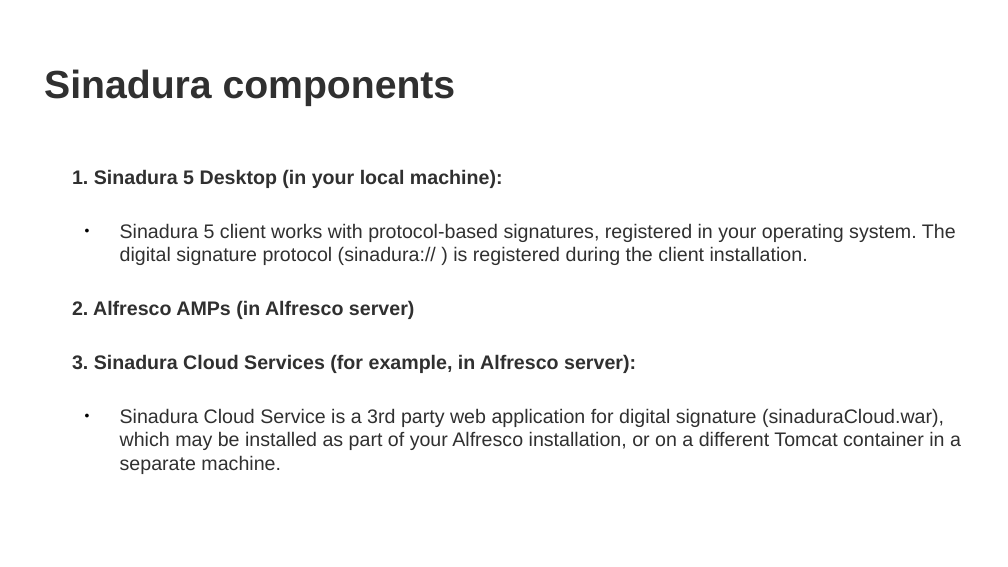
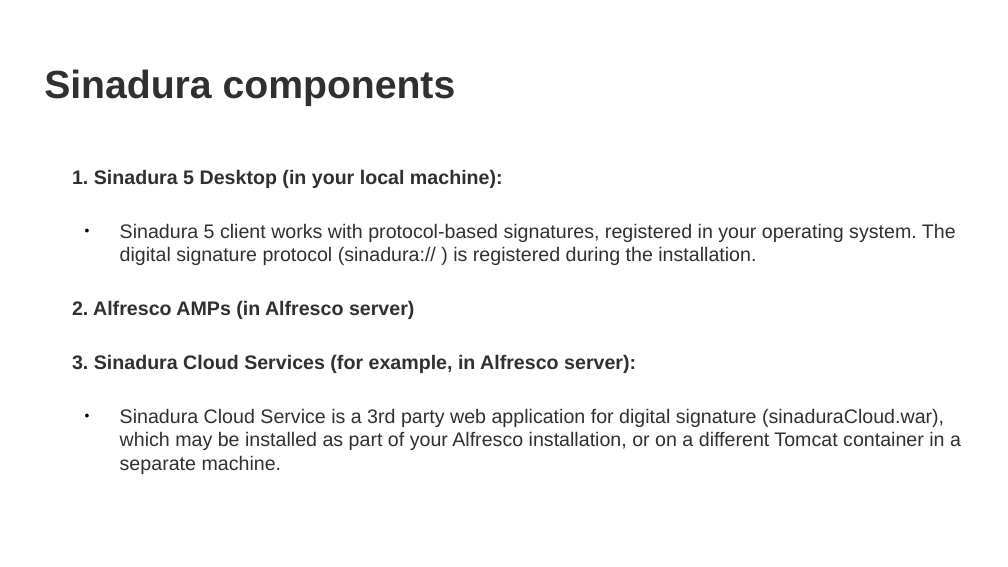
Before and after one commit to OrderOfTheBee/beecon, a slide deck: slide 8 of 2017/assets/files/L09/L09-Sinadura ECM Protocol-based signatures for Alfresco [Lightning Talk (5 m)].pptx. Drawn at 1008x567 pixels with LibreOffice and Linux fonts; fonts in the diff are those of the drawing; background and template pictures are left out. Boxes give left, top, right and bottom in pixels: in the first picture for what was removed or moved away, otherwise in the second. Text is boxed around its words. In the diff, an @@ line names an element or a change of style, - is before the commit and + after.

```diff
--- a/2017/assets/files/L09/L09-Sinadura ECM Protocol-based signatures for Alfresco [Lightning Talk (5 m)].pptx
+++ b/2017/assets/files/L09/L09-Sinadura ECM Protocol-based signatures for Alfresco [Lightning Talk (5 m)].pptx
@@ text at box(120, 223, 956, 265): text changed @@
-● Sinadura 5 client works with protocol-based signatures, registered in your operating system. The digital signature protocol (sinadura:// ) is registered during the client installation.
+● Sinadura 5 client works with protocol-based signatures, registered in your operating system. The digital signature protocol (sinadura:// ) is registered during the installation.
```
Also in this commit, not shown: 3 other slides changed, 12 other files.
